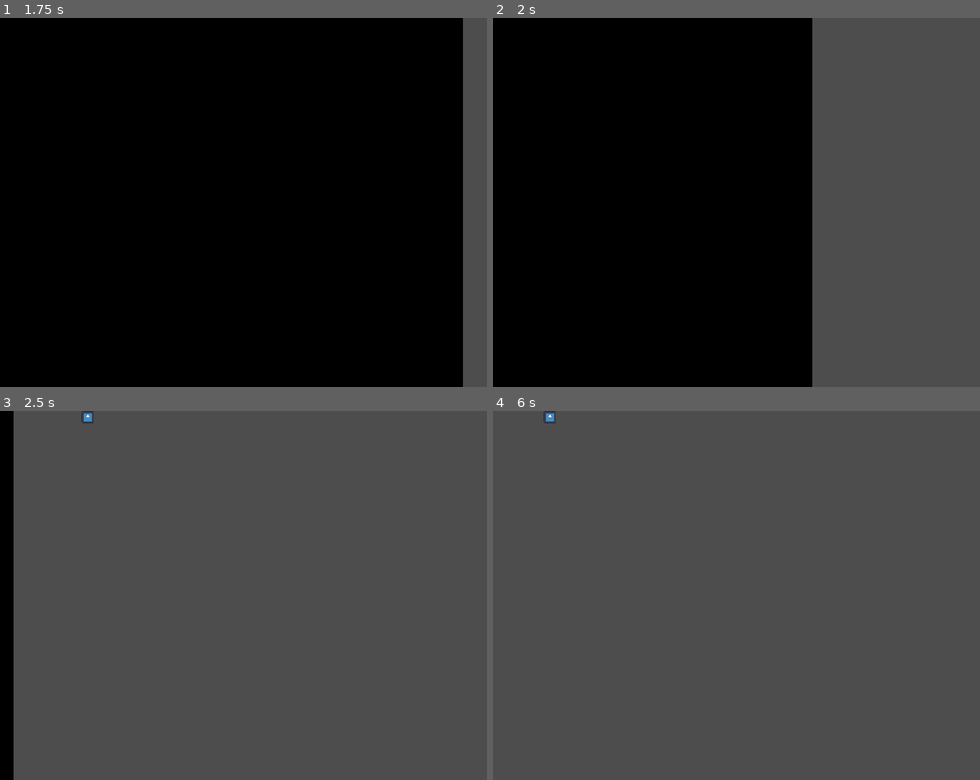
Above: before the commit, frames 1-4 (two rows, left to right).
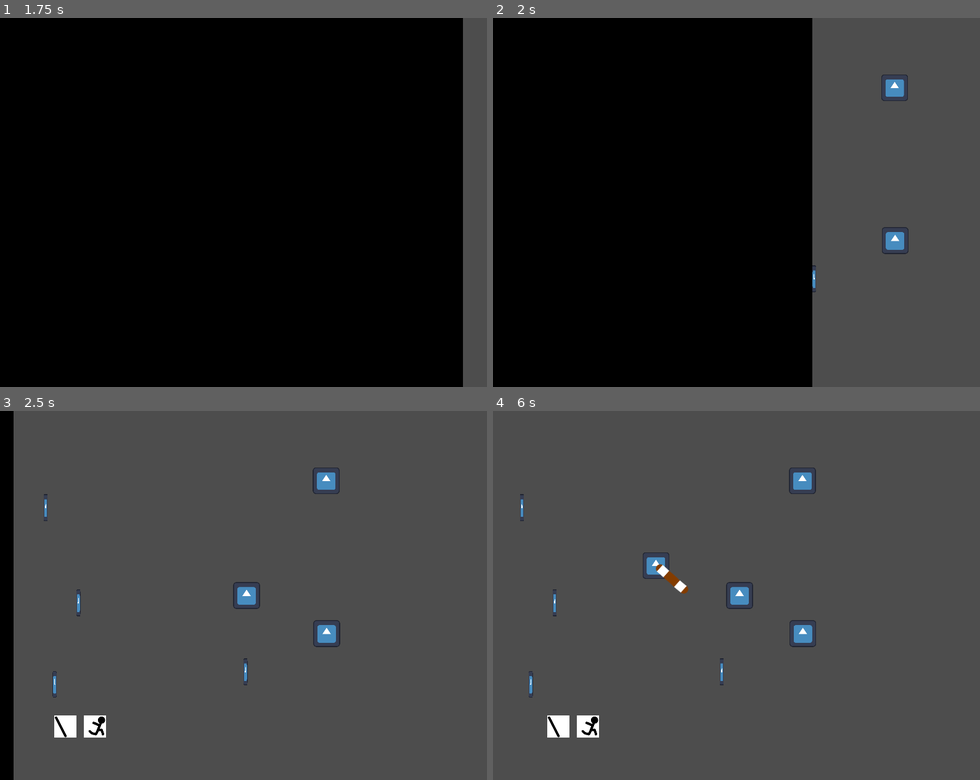
Above: after the commit, the same moments.

Repository: nonagaga/pizza-jam
Game: Godot game, scene res://Utility/SceneManager/scene_manager.tscn
The game is run twice, just before and just after one commit, with the same random seed, the same clock (stepped at 60 frames per second) and the same inputs. The engine's default icon, where the game draws it, is replaced by a stand-in: a white triangle on a blue panel in a dark square.
Inputs (mouse positions are in pixels of both pictures, inside the frame that each line leads up to):
- Up to frame 1 (1.75 s): click "Start" at 0.5 s; click "Start" at 1.25 s
- Up to frame 2 (2 s): no input
- Up to frame 3 (2.5 s): tap Enter at 2 s; move the mouse to (355, 577) at 2.02 s; hold D (Move Right) from 2.03 s (still down); tap Space (ui_select) at 2.27 s
- Up to frame 4 (6 s): move the mouse to (639, 613) at 2.77 s; release D (Move Right) at 2.78 s; hold S (Move Down) 2.78-3.53 s; tap Space (ui_select) at 3.02, 4.52, 5.27 s; move the mouse to (790, 514) at 3.52 s; hold D (Move Right) 3.53-4.28 s; move the mouse to (717, 669) at 4.27 s; hold W (Move Up) 4.28-5.03 s; move the mouse to (887, 650) at 5.02 s; hold A (Move Left) from 5.03 s (still down); move the mouse to (590, 540) at 5.77 s

Frame 1 is identical in both runs. In frame 2, 0.5% of the frame differs, in the area x 65-86%, y 15-75%; in frame 3, 1.5%; in frame 4, 1.8%, in the area x 5-67%, y 0-89%.

Commit message:
Added comments to files / swapped test scene for entity test

Diff:
--- a/Utility/SceneManager/scene_manager.gd
+++ b/Utility/SceneManager/scene_manager.gd
@@ -10,6 +10,7 @@
 @export var scene_list : Dictionary[StringName, PackedScene]
 @export var default_transition : PackedScene
 @export var default_scene : StringName
+@export var canvas_layer : CanvasLayer
 
 func _ready() -> void:
 	var default_scene_instance = scene_list[default_scene].instantiate()
@@ -17,6 +18,8 @@
 		default_scene_instance.setup(self)
 	add_child(default_scene_instance)
 
+## Takes a StringName, plays a transition, unloads the scene, and swaps to the new one.
+## Make sure to register the scene name in the scene_manager.tscn export variable.
 func change_scene(scene_name : StringName, transition :PackedScene = default_transition):
 	if not scene_name in scene_list:
 		printerr("Scene %s not in scene_list! Are you sure you added it correctly to the SceneManager?" % scene_name)
@@ -24,13 +27,15 @@
 	var scene_instance = scene_list[scene_name].instantiate()
 	var transition_instance : SceneTransition = transition.instantiate()
 
-	add_child(transition_instance)
+	canvas_layer.add_child(transition_instance)
 	transition_instance.play_outro()
 	await transition_instance.on_outro_finished
 	for child in get_children():
-		if not child is SceneTransition:
+		if not child is CanvasLayer:
 			child.queue_free()
 	add_child(scene_instance)
 	await get_tree().process_frame
 	transition_instance.play_intro()
 	await transition_instance.on_intro_finished
+	canvas_layer.remove_child(transition_instance)
+	transition_instance.queue_free()
--- a/Utility/SceneManager/scene_manager.tscn
+++ b/Utility/SceneManager/scene_manager.tscn
@@ -4,12 +4,17 @@
 [ext_resource type="PackedScene" uid="uid://bjvnrpy1jd8p2" path="res://Utility/SceneManager/test_scene.tscn" id="2_vrua0"]
 [ext_resource type="PackedScene" uid="uid://dgy8c0ydtbm64" path="res://Utility/SceneManager/Transitions/TRANS_black_wipe.tscn" id="3_c2nx3"]
 [ext_resource type="PackedScene" uid="uid://dvv8e64tiq8ou" path="res://Utility/UI/main_menu.tscn" id="3_dbat5"]
+[ext_resource type="PackedScene" uid="uid://bxkb1jyo3t6im" path="res://Test Scenes/Entity Testing.tscn" id="4_nmoos"]
 
-[node name="SceneManager" type="Node" unique_id=836661501]
+[node name="SceneManager" type="Node" unique_id=836661501 node_paths=PackedStringArray("canvas_layer")]
 script = ExtResource("1_w5pm8")
 scene_list = Dictionary[StringName, PackedScene]({
+&"entity_testing": ExtResource("4_nmoos"),
 &"main_menu": ExtResource("3_dbat5"),
 &"test_scene": ExtResource("2_vrua0")
 })
 default_transition = ExtResource("3_c2nx3")
 default_scene = &"main_menu"
+canvas_layer = NodePath("CanvasLayer")
+
+[node name="CanvasLayer" type="CanvasLayer" parent="." unique_id=2067561443]
--- a/Utility/UI/main_menu.gd
+++ b/Utility/UI/main_menu.gd
@@ -12,4 +12,4 @@
 	start_button.pressed.connect(_on_start_pressed)
 
 func _on_start_pressed():
-	scene_manager.change_scene("test_scene")
+	scene_manager.change_scene("entity_testing")
